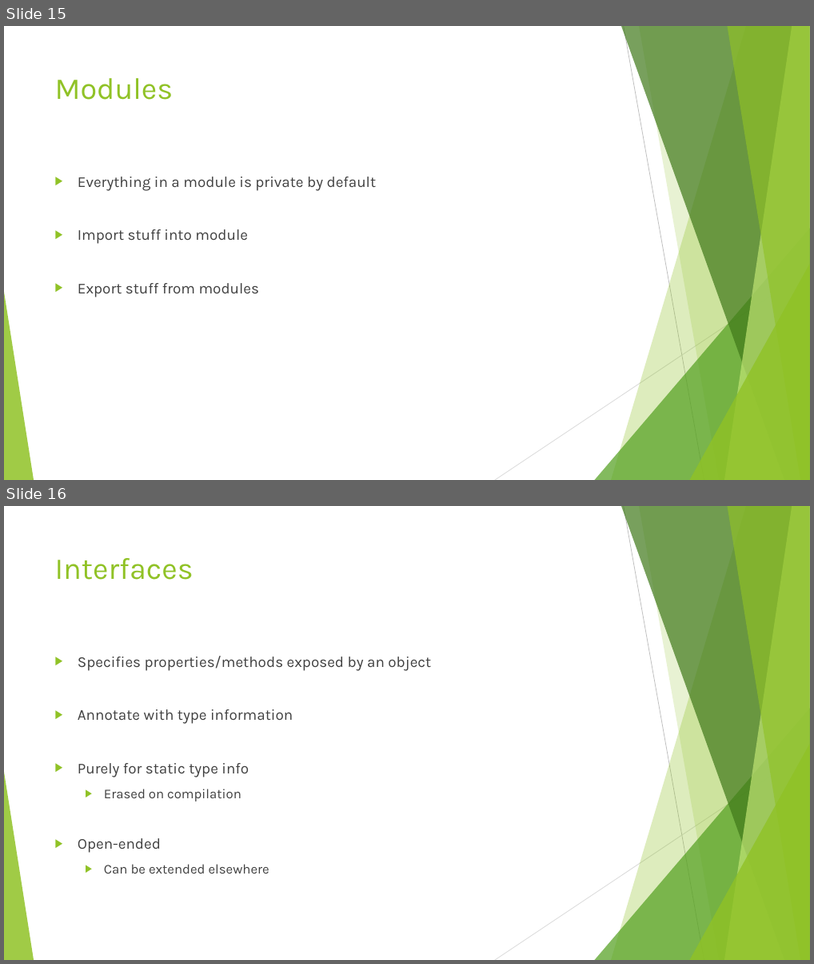
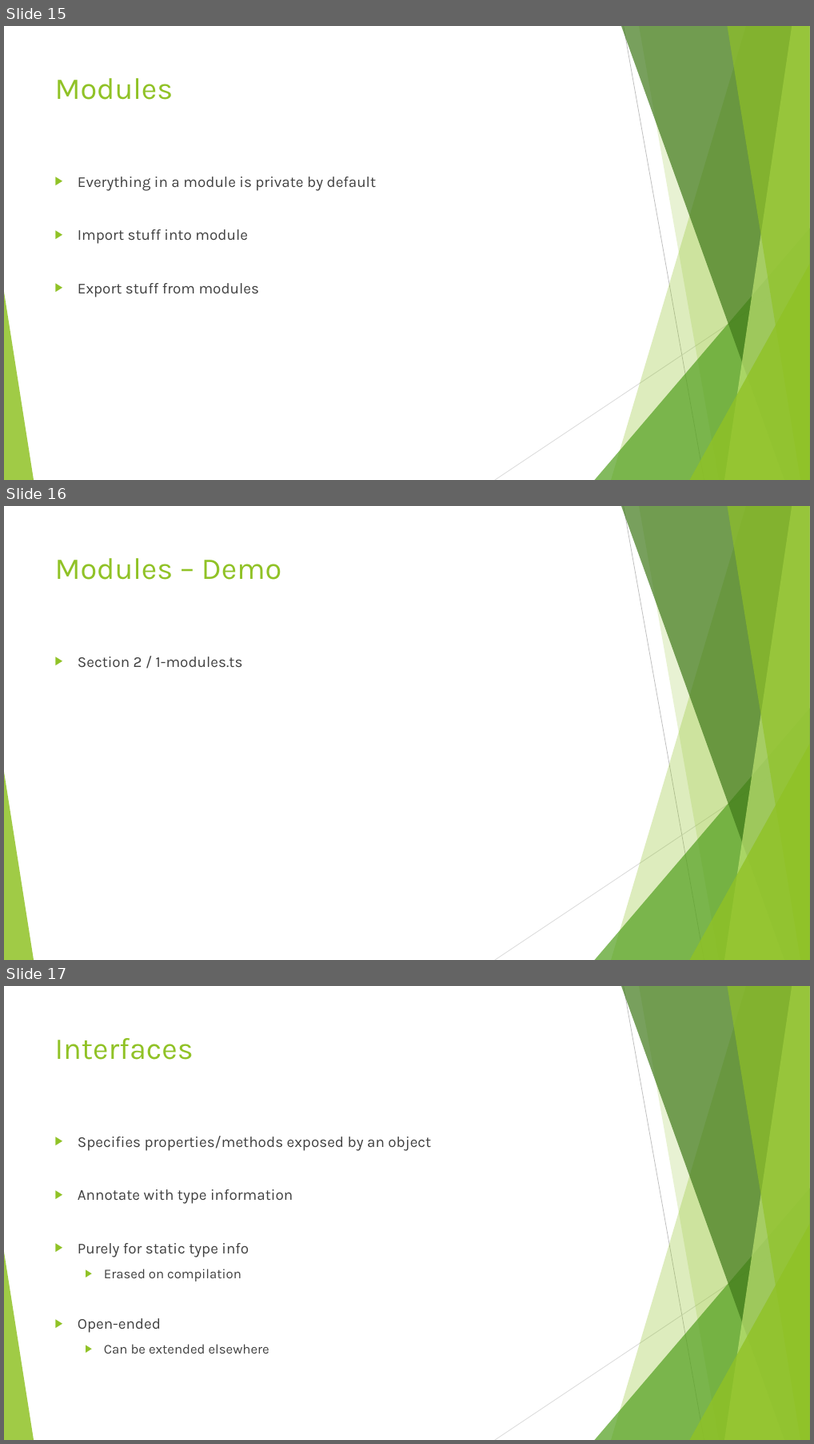
Before and after one commit to dflor003/typescript-fundamentals, a slide deck: Presentation/TypeScriptFundamentals.pptx. Shown one above the other, each under a label of ours: slides 15 and 16 before the commit, slides 15, 16 and 17 after it. The pictures are 814x964 and 814x1444 pixels, drawn with LibreOffice and Linux fonts; fonts in the diff are those of the drawing. Boxes give left, top, right and bottom in pixels: in the first picture for what was removed or moved away, otherwise in the second. Text is boxed around its words. In the diff, an @@ line names an element or a change of style, - is before the commit and + after.

Commit message:
DanilF: Added section on inheritance.

```diff
--- a/Presentation/TypeScriptFundamentals.pptx
+++ b/Presentation/TypeScriptFundamentals.pptx
@@ slide 16 added at (4, 506, 810, 960), background #FFFFFF; not listed: 10 template elements that a slide beside it also shows @@
@@ title added at (55, 558, 282, 580), 36 pt, text #90C226 @@
+Modules – Demo
@@ text added at (78, 656, 243, 667), 18 pt, text #404040 @@
+▶ Section 2 / 1-modules.ts
@@ what was slide 16 is now slide 17 @@
```
Also in this commit, not shown: 4 other slides added, 6 other files.
